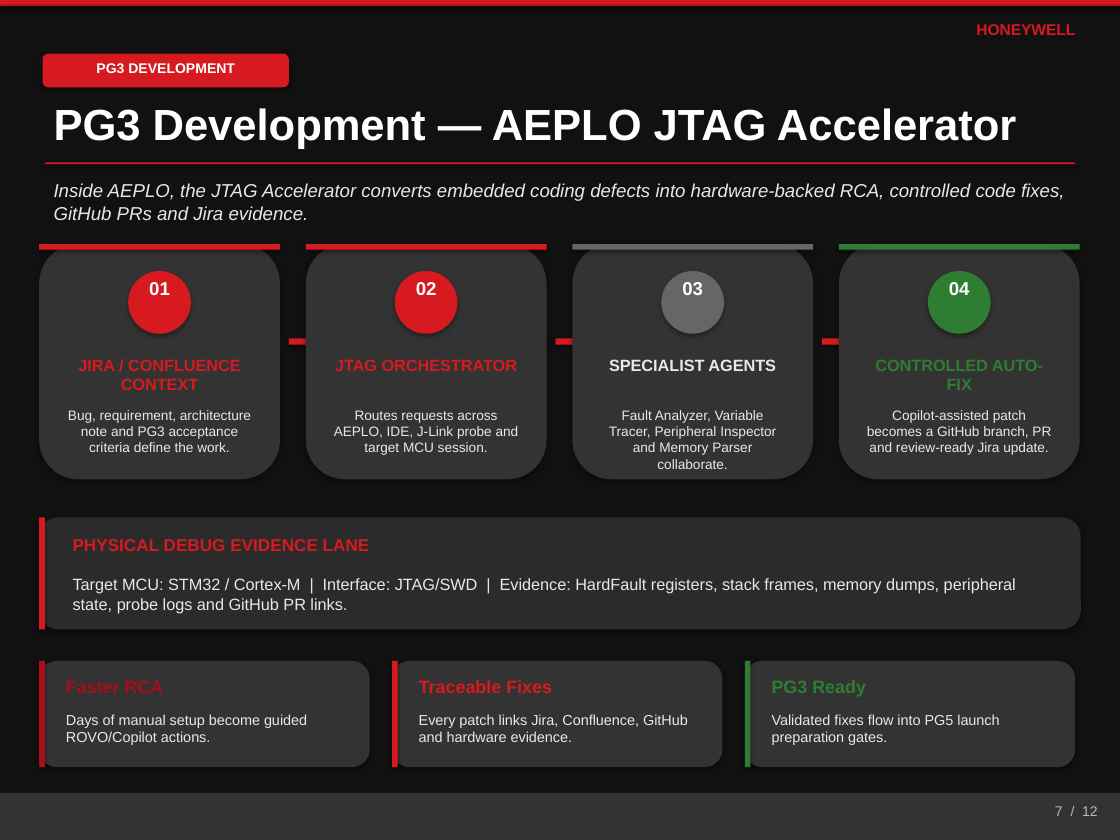
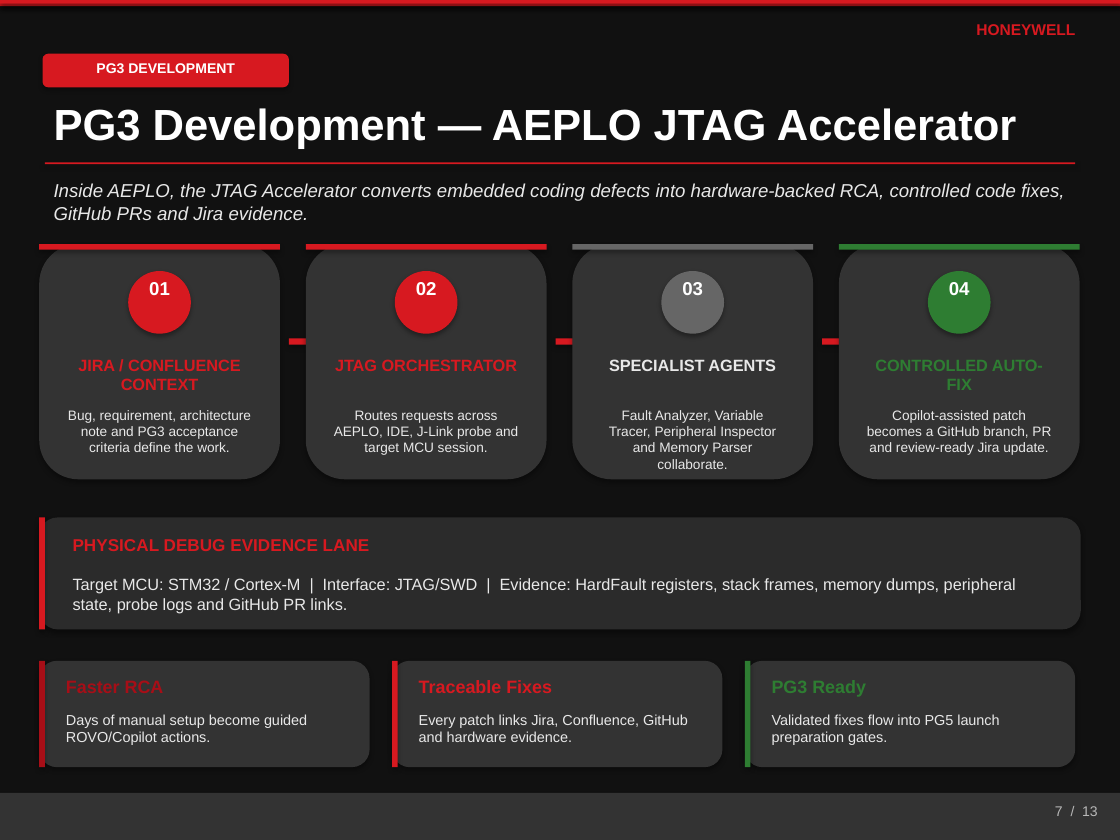
Before and after one commit to shyamnexus/HON_PPT, a slide deck: slide 7 of AI-Driven Embedded Product Lifecycle OrchestratorV5.pptx. Drawn at 1120x840 pixels with LibreOffice and Linux fonts; fonts in the diff are those of the drawing. Boxes give left, top, right and bottom in pixels: in the first picture for what was removed or moved away, otherwise in the second. Text is boxed around its words. In the diff, an @@ line names an element or a change of style, - is before the commit and + after.

```diff
--- a/AI-Driven Embedded Product Lifecycle OrchestratorV5.pptx
+++ b/AI-Driven Embedded Product Lifecycle OrchestratorV5.pptx
@@ rectangle added at (0, 0, 1120, 3), fill #D71920 @@
@@ text at (1055, 806, 1098, 816): text changed @@
-7 / 12
+7 / 13
```
